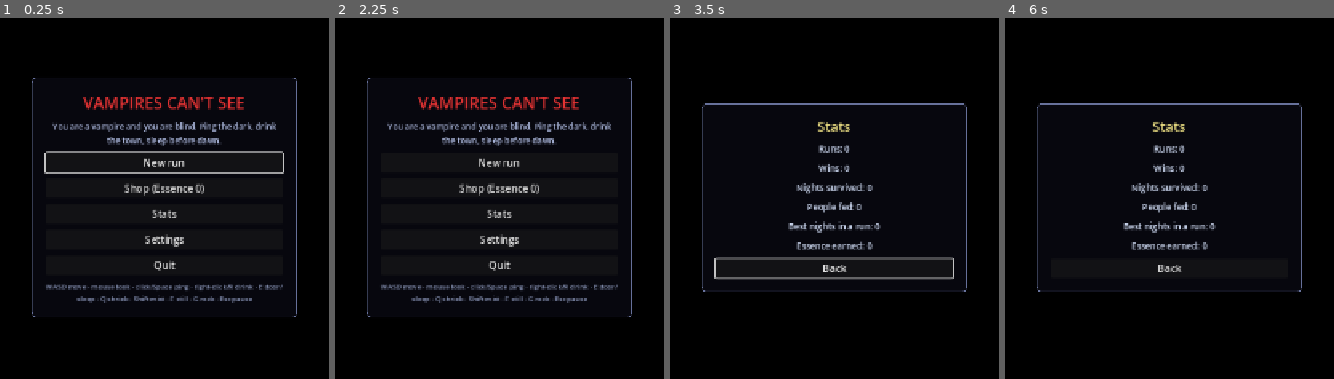
Above: before the commit, frames 1-4 (left to right).
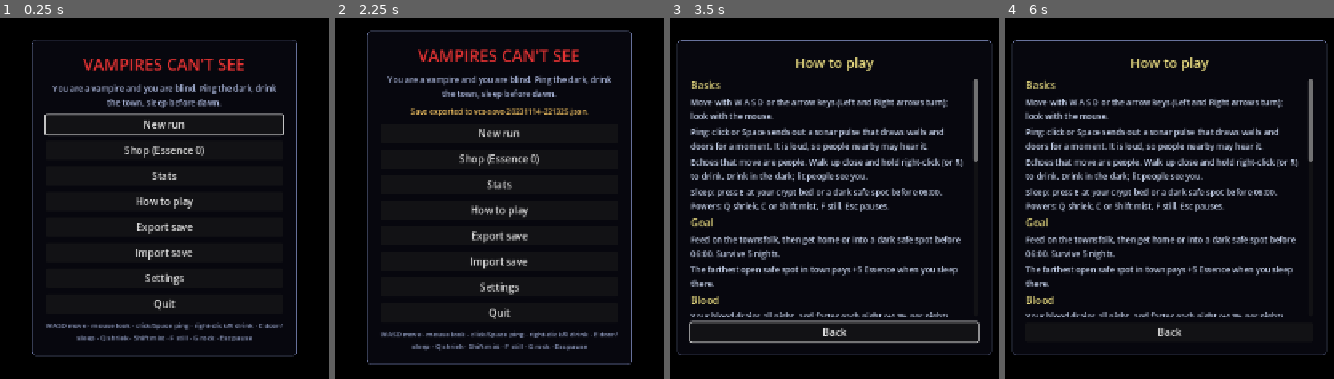
Above: after the commit, the same moments.

Repository: joshfryart/vampires-cant-see
Game: Godot game, scene res://main.tscn
Two runs of this game, one before a commit and one after it. Both use one fixed random seed, a clock stepped at 60 frames per second and the inputs below.
Inputs (mouse positions are in pixels of both pictures, inside the frame that each line leads up to):
- Up to frame 1 (0.25 s): no input
- Up to frame 2 (2.25 s): click (499, 202) at 0.5 s, where only the run after the commit has a clickable "How to play"; click (499, 332) at 1.25 s, where only the run after the commit has a clickable "Back"; click (499, 227) at 2 s, where only the run after the commit has a clickable "Export save"
- Up to frame 3 (3.5 s): click (834, 209) at 2.75 s, where only the run after the commit has a clickable "How to play"
- Up to frame 4 (6 s): click "Back" at 3.5 s; click (1169, 252) at 4.25 s, where only the run after the commit has a clickable "Import save"; click (1169, 216) at 5 s, where only the run after the commit has a clickable "How to play"; move the mouse to (outside the picture) at 5.77 s; hold D from 5.78 s (still down); hold R from 5.78 s (still down); click (outside the picture) at 5.92 s

The runs differ from the first frame. In frame 1, 12% of the frame differs, in the area x 9-91%, y 6-94%; in frame 2, 11%; in frame 3, 18%, in the area x 1-99%, y 6-94%; in frame 4, 15%.

Commit message:
Godot port: How to play guide, unlock hint, pause on focus loss, save export/import
Co-Authored-By: Claude Sonnet 5.5 <noreply@anthropic.com>

Diff:
--- a/___VERSION__GODOT___VERSION___/project/game/game.gd
+++ b/___VERSION__GODOT___VERSION___/project/game/game.gd
@@ -112,6 +112,9 @@
 var hint_age: float = 0.0
 var hint_dur: float = 4.0
 var hint_t: float = 0.0
+## One-line "Esc -> Abilities" hint after a power-unlock card (js hintPending / hintT).
+var unlock_hint_pending: bool = false
+var unlock_hint_t: float = 0.0
 var cfg: Dictionary = Config.defaults_copy()
 var player_cfg: Dictionary = Player.DEFAULT_CFG.duplicate()
 var base_range: float = BASE_RANGE
@@ -585,6 +588,11 @@
 		if card_age > CARD_LEN:
 			card_text = ""
 			card_sub = ""
+			if unlock_hint_pending:
+				unlock_hint_pending = false
+				unlock_hint_t = 3.0
+	elif unlock_hint_t > 0.0:
+		unlock_hint_t = maxf(0.0, unlock_hint_t - dt)
 	if st0 == "sleeping":
 		clock += dt
 		audio.tick(clock)
@@ -695,6 +703,14 @@
 	hud.set_state(self)
 
 
+## Losing the window focus pauses (and saves) a run in play, as losing pointer lock does in the browser.
+func _notification(what: int) -> void:
+	if what == NOTIFICATION_APPLICATION_FOCUS_OUT and scenario == null and not manual_boot:
+		pressed.clear()
+		if run_on and (state == "playing" or state == "transition"):
+			pause()
+
+
 func pause() -> void:
 	if drink != null:
 		end_drink("pause")
--- a/___VERSION__GODOT___VERSION___/project/game/run_flow.gd
+++ b/___VERSION__GODOT___VERSION___/project/game/run_flow.gd
@@ -473,6 +473,11 @@
 	g.show_card("Night %d%s" % [n, unlock_text(n)], 0.0, str(up["how"]).strip_edges() if up != null and str(up["how"]).strip_edges() != "" else "")
 	g.init_ambient()
 	g.tut.clear()
+	g.unlock_hint_pending = false
+	g.unlock_hint_t = 0.0
+	if up != null and not g.tut.seen.has("pw_" + str(up["id"])):
+		g.tut.mark("pw_" + str(up["id"]))
+		g.unlock_hint_pending = true
 
 
 ## The power that unlocks on night n (n > 1), or null.
@@ -745,6 +750,54 @@
 	return true
 
 
+## Export meta + run as JSON text to a file; returns the path ("" and a notice on failure).
+func export_save_to(path: String) -> bool:
+	if not store.has("meta"):
+		save_meta()
+	var text := SaveCodec.export_text(store)
+	if text == "":
+		notices.append("Export failed (E_SAVE_EXPORT).")
+		return false
+	var f := FileAccess.open(path, FileAccess.WRITE)
+	if f == null:
+		notices.append("Export failed (E_SAVE_WRITE).")
+		return false
+	f.store_string(text)
+	notices.append("Save exported to %s." % path.get_file())
+	return true
+
+
+## Import exported save text: meta replaces meta, a good run replaces the run (a bad run is dropped).
+func import_text(text: String) -> bool:
+	var pi := SaveCodec.parse_import(text)
+	if not pi["ok"]:
+		notices.append("Import failed (%s)." % pi["code"])
+		return false
+	var mm := Meta.migrate(pi["meta"]["v"], pi["meta"]["data"])
+	var msan: Variant = Meta.sanitize(mm["data"]) if mm["ok"] else null
+	if msan == null:
+		notices.append("Import failed (%s)." % (mm["code"] if not mm["ok"] else "E_SAVE_SCHEMA"))
+		return false
+	var run_san: Variant = null
+	if pi["run"] != null:
+		var rm := SaveCodec.migrate_run(pi["run"]["v"], pi["run"]["data"])
+		var rs: Variant = SaveCodec.sanitize_run(rm["data"]) if rm["ok"] else null
+		if rs != null and g.worlds.has(rs["map"]):
+			run_san = rs
+	meta = msan
+	fx = compute_fx()
+	save_meta()
+	if run_san != null:
+		var w := store.write("run", SaveCodec.RUN_SCHEMA, run_san)
+		if not w["ok"]:
+			save_failed = true
+	else:
+		store.remove("run")
+	has_run = store.has("run")
+	notices.append("Save imported.")
+	return true
+
+
 ## Abandon the stored run: record it as a loss with the nights survived so far, then remove it (js abandonStored).
 func abandon_stored() -> void:
 	var r := store.read("run")
--- a/___VERSION__GODOT___VERSION___/project/tests/flow/test_run_flow.gd
+++ b/___VERSION__GODOT___VERSION___/project/tests/flow/test_run_flow.gd
@@ -88,3 +88,29 @@
 	near(g.player.x, pos.x, 1e-9, "player x")
 	eq(g.flow.run["seed"], 99, "seed kept")
 	g.free()
+
+
+func test_export_import_and_abandon() -> void:
+	var g := _game()
+	g.flow.seed_param = 7
+	g.flow.begin_run()
+	_step(g, 5.0)
+	g.pause()
+	ok(g.flow.save_run("test"), "run saved")
+	g.flow.meta["essence"] = 33
+	g.flow.save_meta()
+	var path := "user://test_export.json"
+	ok(g.flow.export_save_to(path), "exported")
+	var text := FileAccess.get_file_as_string(path)
+	var g2 := _game()
+	ok(g2.flow.import_text(text), "imported")
+	eq(int(g2.flow.meta["essence"]), 33, "meta essence imported")
+	ok(g2.flow.has_run, "run imported")
+	var runs0: int = int(g2.flow.meta["stats"]["runs"])
+	g2.flow.abandon_stored()
+	ok(not g2.flow.has_run, "run removed on abandon")
+	eq(int(g2.flow.meta["stats"]["runs"]), runs0 + 1, "abandoned run counted")
+	ok(not g2.flow.import_text("{not json"), "bad import rejected")
+	DirAccess.remove_absolute(ProjectSettings.globalize_path(path))
+	g.free()
+	g2.free()
--- a/___VERSION__GODOT___VERSION___/project/tests/scenarios/menu_shots.gd
+++ b/___VERSION__GODOT___VERSION___/project/tests/scenarios/menu_shots.gd
@@ -8,6 +8,6 @@
 
 func step(g: Node, _delta: float) -> Dictionary:
 	if g.frame_no == 25:
-		g.menus._view = "settings"
+		g.menus._view = "guide"
 		g.menus.sync(g)
 	return {}
--- a/___VERSION__GODOT___VERSION___/project/ui/hud_view.gd
+++ b/___VERSION__GODOT___VERSION___/project/ui/hud_view.gd
@@ -70,6 +70,8 @@
 		HudDraw.draw_card(canvas, g.card_text, g.card_age, g.clock, boil, g.card_sub, g.large_text)
 	elif g.hint_text != "":
 		HudDraw.draw_hint(canvas, g.hint_text, g.hint_age, g.hint_dur, g.large_text)
+	elif g.unlock_hint_t > 0.0:
+		HudDraw.draw_hint(canvas, "Esc → Abilities for details", 3.0 - g.unlock_hint_t, 3.0, g.large_text)
 	queue_redraw()
 
 
--- a/___VERSION__GODOT___VERSION___/project/ui/menus.gd
+++ b/___VERSION__GODOT___VERSION___/project/ui/menus.gd
@@ -102,6 +102,9 @@
 			return
 		"stats":
 			_build_stats()
+			return
+		"guide":
+			_build_guide()
 			return
 	_label("VAMPIRES CAN'T SEE", 26, Color(0.9, 0.2, 0.2))
 	_label("You are a vampire and you are blind. Ping the dark, drink the town, sleep before dawn.", 13, Color(0.7, 0.75, 0.9))
@@ -131,6 +134,11 @@
 	_button("Stats", func():
 		_view = "stats"
 		sync(_g))
+	_button("How to play", func():
+		_view = "guide"
+		sync(_g))
+	_button("Export save", _export_save)
+	_button("Import save", _import_save)
 	_button("Settings", func():
 		_view = "settings"
 		sync(_g))
@@ -181,8 +189,14 @@
 	if _view == "settings":
 		_build_settings()
 		return
+	if _view == "guide":
+		_build_guide()
+		return
 	_label("Paused", 24)
 	_button("Resume", func(): _g.resume())
+	_button("Abilities", func():
+		_view = "guide"
+		sync(_g))
 	_button("Settings", func():
 		_view = "settings"
 		sync(_g))
@@ -304,3 +318,107 @@
 
 static func _fmt(v: float) -> String:
 	return str(snappedf(v, 0.0001))
+
+
+# ---------------------------------------------------------------- guide
+
+## The How to play / Abilities panel (js buildGuide): basics, goal, blood, power cards, gifts and fear from the data files.
+func _build_guide() -> void:
+	var hd: Dictionary = GameData.get_json("hunger")
+	var nights: int = _g.night.nights if _g.night != null and _g.state == "paused" else 5
+	_label("How to play", 22, Color(0.9, 0.85, 0.5))
+	var scroll := ScrollContainer.new()
+	scroll.custom_minimum_size = Vector2(460, 380)
+	scroll.horizontal_scroll_mode = ScrollContainer.SCROLL_MODE_DISABLED
+	_box.add_child(scroll)
+	var list := VBoxContainer.new()
+	list.add_theme_constant_override("separation", 6)
+	list.custom_minimum_size = Vector2(440, 0)
+	scroll.add_child(list)
+	var sec := func(title: String, lines: Array) -> void:
+		_guide_text(list, title, 16, Color(0.9, 0.85, 0.5))
+		for ln in lines:
+			_guide_text(list, ln, 13, Color(0.8, 0.85, 0.95))
+	sec.call("Basics", [
+		"Move with W A S D or the arrow keys (Left and Right arrows turn); look with the mouse.",
+		"Ping: click or Space sends out a sonar pulse that draws walls and doors for a moment. It is loud, so people nearby may hear it.",
+		"Echoes that move are people. Walk up close and hold right-click (or R) to drink. Drink in the dark; lit people see you.",
+		"Sleep: press E at your crypt bed or a dark safe spot before 06:00. Powers: Q shriek, C or Shift mist, F still. Esc pauses.",
+	])
+	sec.call("Goal", [
+		"Feed on the townsfolk, then get home or into a dark safe spot before 06:00. Survive %d nights." % nights,
+		"The farthest open safe spot in town pays +5 Essence when you sleep there.",
+	])
+	sec.call("Blood", [
+		"Your blood drains all night, and faster each night (+%d%% per night)." % int(round(float(hd["RAMP"]) * 100.0)),
+		"Below 25 your pulses weaken. Hold right click near someone to drink.",
+	])
+	_guide_text(list, "Powers", 16, Color(0.9, 0.85, 0.5))
+	var cur: int = _g.night.night if _g.state == "paused" and _g.night != null else 0
+	for p in hd["powers"]:
+		var locked: bool = cur > 0 and cur < int(p["unlock"])
+		var key: String = "Shift or C" if str(p["key"][0]).begins_with("Shift") else str(p["key"][0]).trim_prefix("Key")
+		_guide_text(list, str(p["name"]), 15, Color(0.55, 0.6, 0.7) if locked else Color(1.0, 0.9, 0.7))
+		if locked:
+			_guide_text(list, "Unlocks night %d" % int(p["unlock"]), 12, Color(0.6, 0.65, 0.8))
+		else:
+			_guide_text(list, "Key %s · Night %d · Cost %d blood · Cooldown %s s · Fear +%d" % [key, int(p["unlock"]), int(p["cost"]), str(p["cooldown"]), int(p["fear"])], 12, Color(0.7, 0.75, 0.9))
+		_guide_text(list, str(p.get("how", p.get("desc", ""))), 13, Color(0.8, 0.85, 0.95))
+		_guide_text(list, str(p.get("tip", "")), 12, Color(0.6, 0.7, 0.6))
+	var gc: Array = hd["GIFT_COSTS"]
+	sec.call("Blood gifts", [
+		"Keep drinking when your blood is full and the coral bar fills. At %d (then %d) you pick 1 of 3 gifts." % [int(gc[0]), int(gc[1])],
+		"Up to %d per night. Each gift gives +%d Essence." % [int(hd["GIFTS_PER_NIGHT"]), int(hd["GIFT_ESSENCE"])],
+	])
+	sec.call("Fear", [
+		"The eyes by the clock show how jumpy the town is.",
+		"Feeding on someone new and using powers raise it; sleeping and the Calm Town gift lower it.",
+		"Higher fear makes people startle from further away (up to +%d%%) and flee faster (up to +%d%%)." % [int(round(float(hd["FEAR_STARTLE"][1]) * 100.0)), int(round(float(hd["FEAR_FLEE"][1]) * 100.0))],
+	])
+	_button("Back", func():
+		_view = "main"
+		sync(_g))
+
+
+func _guide_text(parent: Control, text: String, size: int, color: Color) -> void:
+	if text == "":
+		return
+	var l := Label.new()
+	l.text = text
+	l.add_theme_font_size_override("font_size", size)
+	l.add_theme_color_override("font_color", color)
+	l.autowrap_mode = TextServer.AUTOWRAP_WORD_SMART
+	l.custom_minimum_size = Vector2(430, 0)
+	parent.add_child(l)
+
+
+# ---------------------------------------------------------------- save export / import
+
+func _export_save() -> void:
+	var name := "vcs-save-%s.json" % Time.get_datetime_string_from_system().replace(":", "").replace("-", "").replace("T", "-")
+	if DisplayServer.has_feature(DisplayServer.FEATURE_NATIVE_DIALOG_FILE):
+		DisplayServer.file_dialog_show("Export save", OS.get_system_dir(OS.SYSTEM_DIR_DOCUMENTS), name, false, DisplayServer.FILE_DIALOG_MODE_SAVE_FILE, ["*.json ; JSON"], func(ok: bool, paths: PackedStringArray, _f: int):
+			if ok and paths.size() > 0:
+				_g.flow.export_save_to(paths[0])
+				sync(_g))
+	else:
+		_g.flow.export_save_to("user://" + name)
+		sync(_g)
+
+
+func _import_save() -> void:
+	if not DisplayServer.has_feature(DisplayServer.FEATURE_NATIVE_DIALOG_FILE):
+		_g.flow.notices.append("Import needs a file dialog; put the file at user://import.json and try again.")
+		var f0 := FileAccess.open("user://import.json", FileAccess.READ)
+		if f0 != null:
+			_g.flow.import_text(f0.get_as_text())
+		sync(_g)
+		return
+	DisplayServer.file_dialog_show("Import save", OS.get_system_dir(OS.SYSTEM_DIR_DOCUMENTS), "", false, DisplayServer.FILE_DIALOG_MODE_OPEN_FILE, ["*.json ; JSON"], func(ok: bool, paths: PackedStringArray, _f: int):
+		if ok and paths.size() > 0:
+			var f := FileAccess.open(paths[0], FileAccess.READ)
+			if f == null or f.get_length() > SaveCodec.MAX_IMPORT:
+				_g.flow.notices.append("Import failed (%s)." % ("E_SAVE_TOO_BIG" if f != null else "E_SAVE_PARSE"))
+			else:
+				_g.flow.import_text(f.get_as_text())
+			sync(_g))
